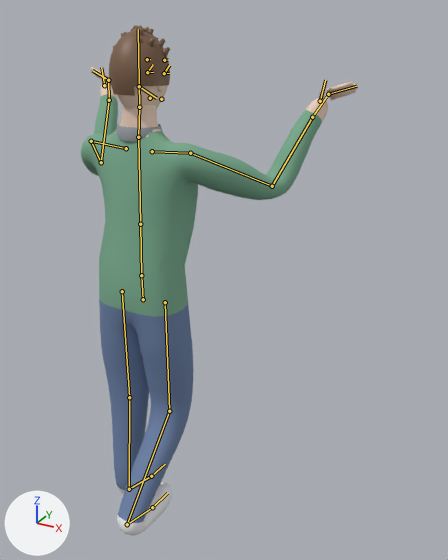
Two versions of the Blender file source_art/char_eddie.blend, one commit apart.
One viewpoint serves both versions: a 50 mm camera at (1.172, -1.557, 1.853) aimed at (0.192, 0.226, 0.962). The axes (+X, +Y, +Z) are drawn at lower left. The lights are the same throughout. The picture after the commit comes second. Both versions are drawn at frame 0 of the action 'carry'; the numbers are the values there. The bones that bend it are drawn over the model as lines.

Objects in the first picture: 'eddie_Mesh'.
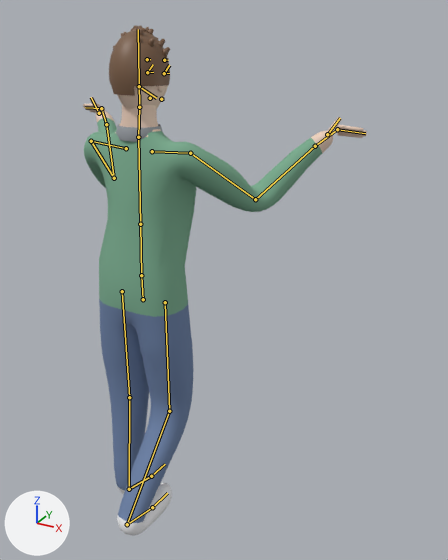
The edits, one by one:
Bone 'UpperArm.R' (bone_upperarm_r) turns from (55, 13, 29) to (47, 19, 47) degrees about its own x, y and z.
Bone 'UpperArm.L' (bone_upperarm_l) turns from (55, -13, -29) to (47, -19, -47) degrees about its own x, y and z.

Pixel boxes [x1, y1, x2, y2] of what changed, in the pictures (448 x 560 px):
'eddie_Mesh', posed: before [81, 25, 358, 536]; after [83, 25, 367, 536]
bone 'UpperArm.R', root to tip: before (190, 153) to (272, 186); after (190, 153) to (255, 199)
bone 'UpperArm.L', root to tip: before (91, 141) to (101, 162); after (91, 141) to (114, 178)
